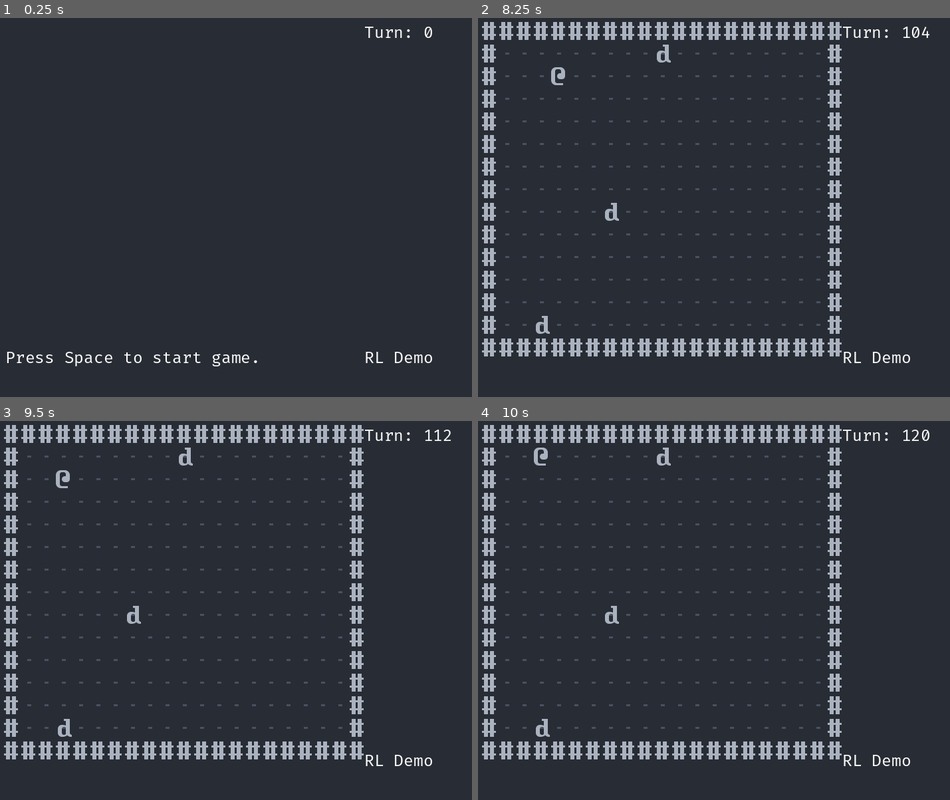
Above: before the commit, frames 1-4 (two rows, left to right).
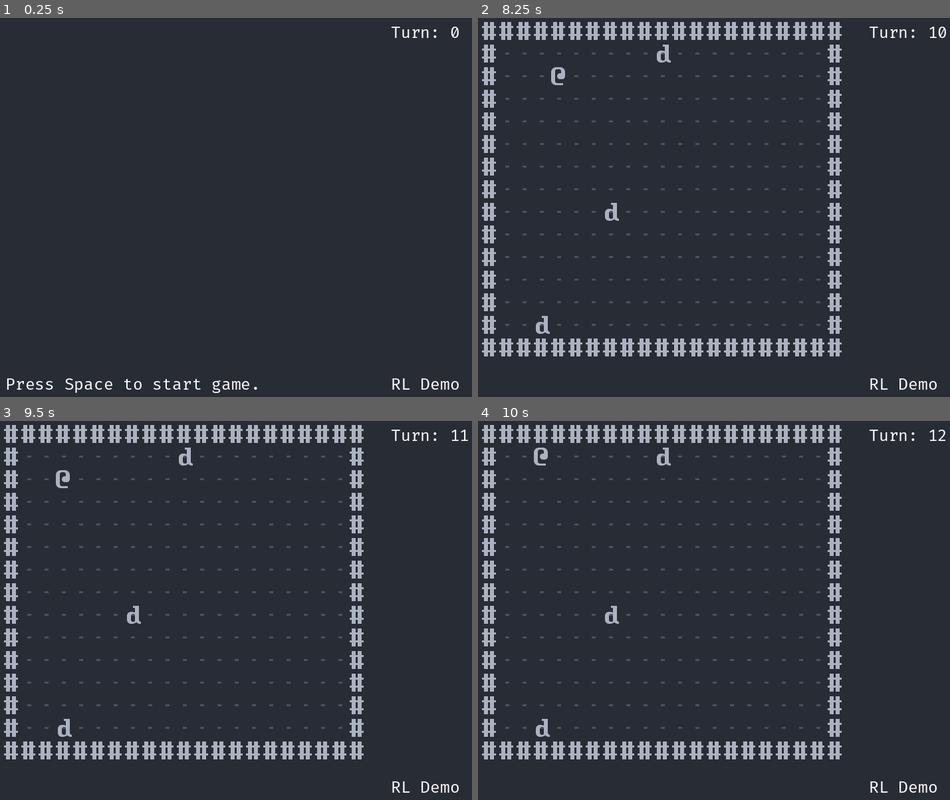
Above: after the commit, the same moments.

Repository: dave470003/froxis
Game: Godot game, scene res://scene/main/MainScene.tscn
The game is run twice, just before and just after one commit, with the same random seed, the same clock (stepped at 60 frames per second) and the same inputs.
Inputs:
- Up to frame 1 (0.25 s): no input
- Up to frame 2 (8.25 s): tap Space (init_world) at 0.5, 0.6, 1.25, 1.35, 2.1, 2.75, 2.85, 3.6, 4.25, 4.35, 5.1, 5.85, 6.6, 7.35, 8.1 s; hold Right (move_right) 0.53-1.28 s; hold Down (move_down) 1.28-2.03 s; tap Enter at 2, 3.5 s; hold Right (move_right) 2.03-2.78 s; hold Up (move_up) 2.78-3.53 s; hold Left (move_left) 3.53-5.03 s; hold Down (move_down) 5.03-5.78 s; hold Right (move_right) 5.78-6.53 s; hold Up (move_up) 6.53-7.28 s; hold Right (move_right) 7.28-8.03 s; hold Down (move_down) from 8.03 s (still down)
- Up to frame 3 (9.5 s): release Down (move_down) at 8.78 s; hold Left (move_left) from 8.78 s (still down); tap Space (init_world) at 8.85 s
- Up to frame 4 (10 s): release Left (move_left) at 9.53 s; hold Up (move_up) from 9.53 s (still down); tap Space (init_world) at 9.6 s

The runs differ from the first frame. In frame 1, 1.4% of the frame differs, in the area x 1-98%, y 2-99%; in frame 2, 0.6%; in frame 3, 0.5%; in frame 4, 0.6%.

Commit message:
Fixed issues with input actions and layout

Diff:
--- a/scene/main/MainGUI.tscn
+++ b/scene/main/MainGUI.tscn
@@ -9,6 +9,10 @@
 offset_right = 800.0
 offset_bottom = 600.0
 theme = ExtResource("1_wwogm")
+theme_override_constants/margin_left = 20
+theme_override_constants/margin_top = 20
+theme_override_constants/margin_right = 20
+theme_override_constants/margin_bottom = 20
 
 [node name="MainHBoxContainer" type="HBoxContainer" parent="."]
 layout_mode = 2
--- a/scene/main/MainScene.tscn
+++ b/scene/main/MainScene.tscn
@@ -19,12 +19,8 @@
 [node name="MainGUI" parent="." instance=ExtResource("2_qbref")]
 offset_left = 20.0
 offset_top = 20.0
-offset_right = 780.0
-offset_bottom = 580.0
-theme_override_constants/margin_left = 20
-theme_override_constants/margin_top = 20
-theme_override_constants/margin_right = 20
-theme_override_constants/margin_bottom = 20
+offset_right = 820.0
+offset_bottom = 620.0
 
 [node name="PCMove" type="Node2D" parent="."]
 script = ExtResource("3_s2owl")
--- a/scene/main/PCAttack.gd
+++ b/scene/main/PCAttack.gd
@@ -22,6 +22,6 @@
 func attack(group_name: String, x: int, y: int) -> void:
 	if not _ref_DungeonBoard.has_sprite(group_name, x, y):
 		return
-	pc_attacked.emit("You kill Urist McRogueliker! :(")
 	_ref_RemoveObject.remove(group_name, x, y)
 	_ref_Schedule.end_turn()
+	pc_attacked.emit("You kill Urist McRogueliker! :(")
--- a/scene/main/PCMove.gd
+++ b/scene/main/PCMove.gd
@@ -36,17 +36,18 @@
 	var x: int = source[0]
 	var y: int = source[1]
 
-	if event.is_action_pressed(_new_InputName.MOVE_LEFT):
+	if event.is_action_pressed(_new_InputName.MOVE_LEFT) && !event.is_echo():
 		x -= 1
-	elif event.is_action_pressed(_new_InputName.MOVE_RIGHT):
+	elif event.is_action_pressed(_new_InputName.MOVE_RIGHT) && !event.is_echo():
 		x += 1
-	elif event.is_action_pressed(_new_InputName.MOVE_UP):
+	elif event.is_action_pressed(_new_InputName.MOVE_UP) && !event.is_echo():
 		y -= 1
-	elif event.is_action_pressed(_new_InputName.MOVE_DOWN):
+	elif event.is_action_pressed(_new_InputName.MOVE_DOWN) && !event.is_echo():
 		y += 1
+	else:
+		return
 
 	_try_move(x,y)
-	get_node("../Schedule").end_turn()
 
 func _on_Schedule_turn_started(current_sprite: Sprite2D) -> void:
 	if current_sprite.is_in_group(_new_GroupName.PC):
